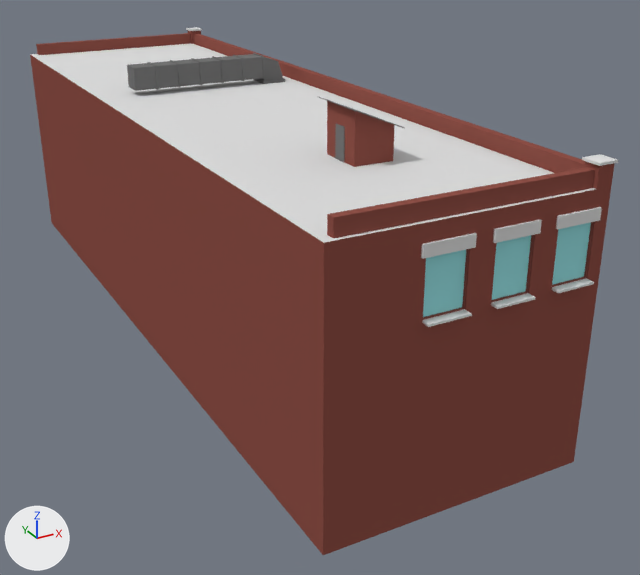
An edit to the Blender file Alex's blender files/towerblock/tower block COMBINED.blend, drawn before and after from the same camera.
One viewpoint serves both versions: a 50 mm camera at (-0.76, -8.15, 5.75) aimed at (3.26, -0.84, 2.09). Every picture has the same lights, and +X, +Y and +Z are marked at lower left.

The first picture shows 'towerblock'.
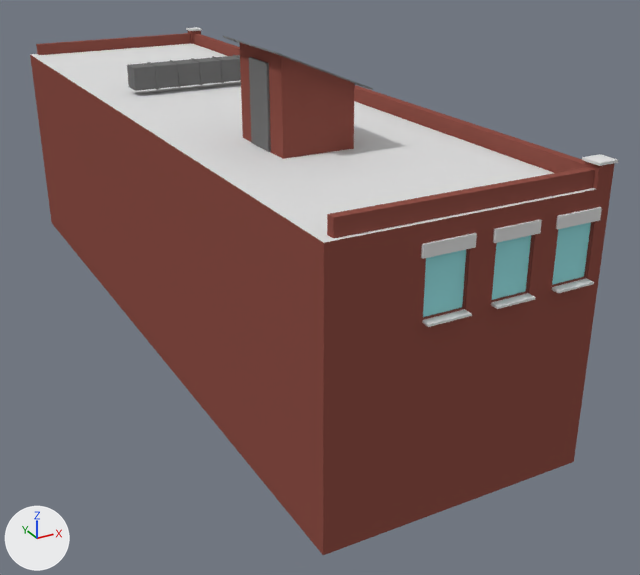
Boxes (x1, y1, x2, y2) around the edits, measured in the pictures (640 x 575 px; the box of a moved part takes in the faces that stretch with it):
```json
{"part": 1, "of": "me_cube_014", "change": "moved or reshaped", "before": [317, 96, 404, 167], "after": [223, 36, 373, 159]}
{"part": 2, "of": "me_cube_014", "change": "moved or reshaped", "before": [335, 124, 345, 163], "after": [249, 57, 271, 152]}
```

Edits to the scene script, one JSON object a line:
```json
{"block": "me_cube_014", "where": "me_cube_014.from_pydata(...)  # 460 vertices, 447 faces; spans x -1.62..0.7, y -4.74..3.13, z -2.47..0.28"}
{"block": "me_cube_014", "where": "# used by ob_towerblock; location = (3.22, 0.77, 4.07)"}
{"block": "me_cube_014", "change": "me_cube_014 part 1: the loose piece of 20 vertices spanning x -0.69..-0.24, y -3.45..-2.91, z -0.18..0.28 is scaled about its middle by 1.82, then moved by (-0.22, 0.63, 0.19)"}
{"block": "me_cube_014", "change": "me_cube_014 part 2: the loose piece of 8 vertices spanning x -0.65..-0.64, y -3.24..-3.12, z -0.17..0.1 is scaled about its middle by 2.52, then moved by (-0.37, 0.63, 0.21)"}
```
